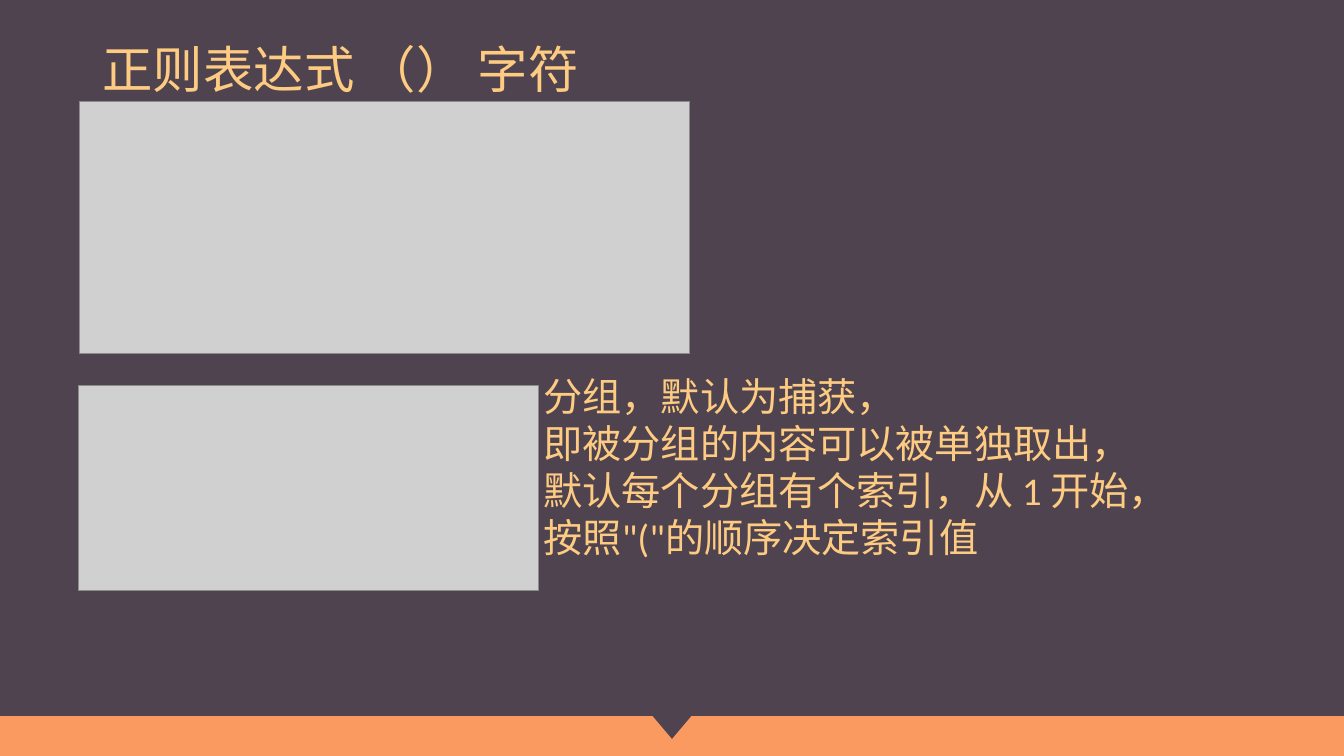
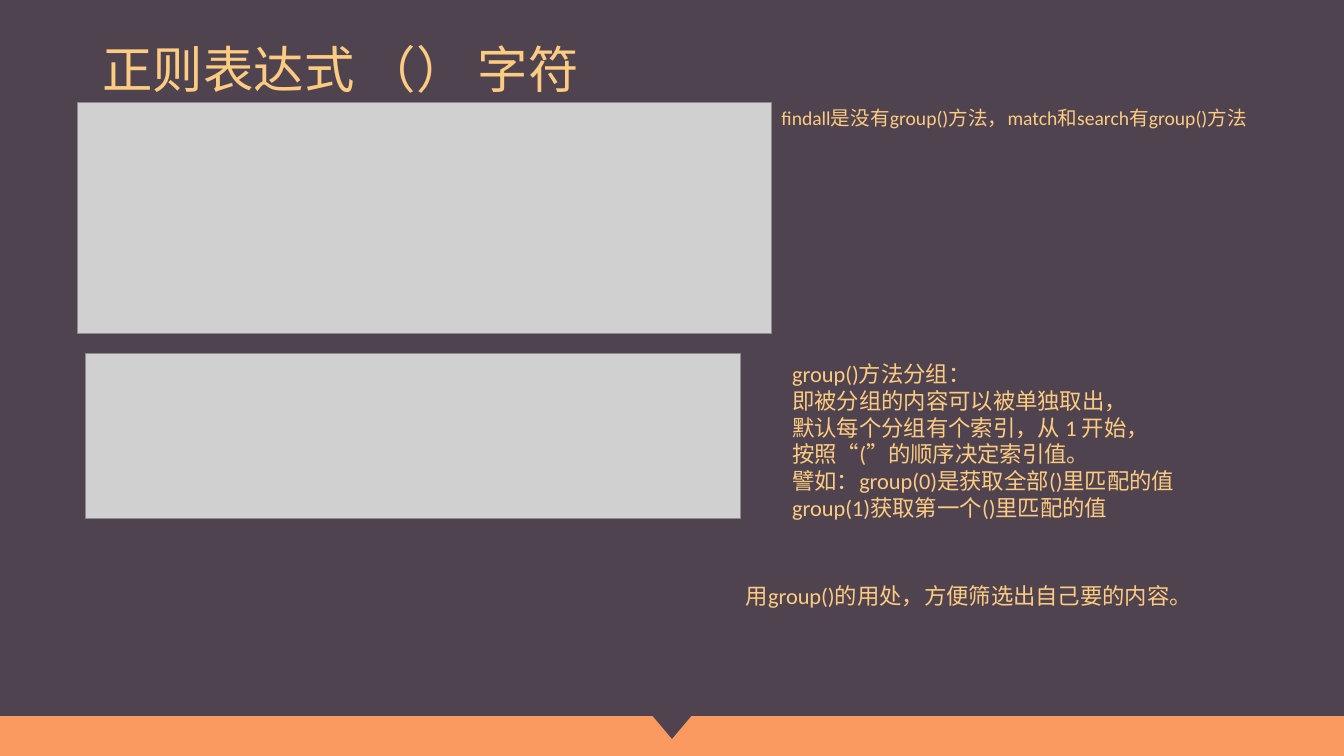
Before and after one commit to Wu-jiaming/-ppt, a slide deck: slide 16 of 正则表达式.pptx (slide 24 before the commit). Drawn at 1344x756 pixels with LibreOffice and Linux fonts; fonts in the diff are those of the drawing; grey boxes stand for pictures. Boxes give left, top, right and bottom in pixels: in the first picture for what was removed or moved away, otherwise in the second. Text is boxed around its words. In the diff, an @@ line names an element or a change of style, - is before the commit and + after.

```diff
--- a/正则表达式.pptx
+++ b/正则表达式.pptx
@@ picture: place and size @@
-picture at [80,102,690,354]
+picture at [78,103,772,334]
@@ text added at [781,108,1246,129], 14 pt, text #FDCB82 @@
+findall是没有group()方法，match和search有group()方法
@@ picture added at [86,354,740,519] @@
@@ text "group()方法分组：": place and size @@
-text "group()方法分组：" at [543,378,1168,557]
+text "group()方法分组：" at [792,363,1174,520]
@@ picture removed at [79,386,538,591] @@
@@ text at [792,363,970,386]: text changed; size 28 to 16 pt @@
-分组，默认为捕获，
+group()方法分组：
@@ text at [792,390,1149,438]: size 28 to 16 pt in "即被分组的内容可以被单独取出，", "默认每个分组有个索引，从 1 开始，" @@
@@ text at [792,443,1174,520]: text changed; size 28 to 16 pt @@
-按照"("的顺序决定索引值
+按照“(”的顺序决定索引值。
+譬如：group(0)是获取全部()里匹配的值
+group(1)获取第一个()里匹配的值
@@ text added at [746,585,1192,608], 16 pt, text #FDCB82 @@
+用group()的用处，方便筛选出自己要的内容。
```
Also in this commit, not shown: 15 other slides changed, 7 slides added, 6 slides removed.
